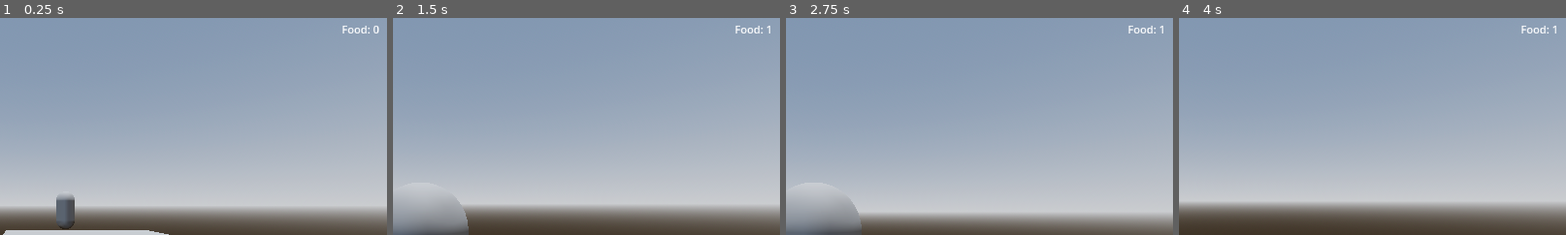
Above: before the commit, frames 1-4 (left to right).
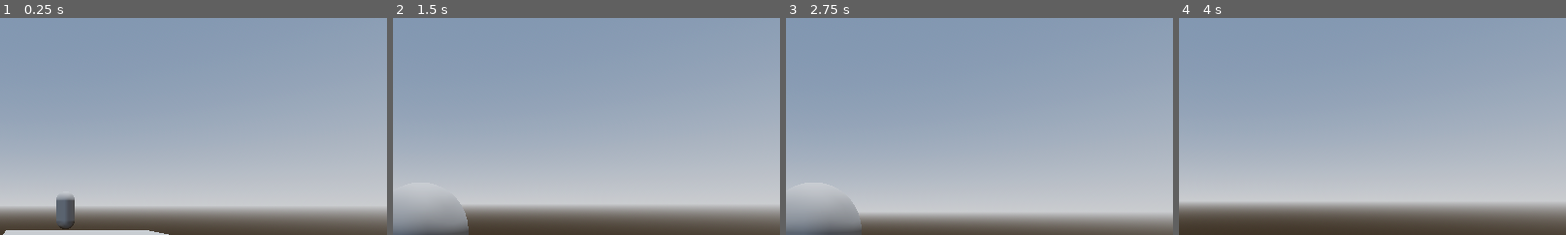
Above: after the commit, the same moments.

Repository: natmar68-cmyk/Rat_Trap
Game: Godot game, scene res://Scenes/nico_testing.tscn
Same seed, same stepped clock (60 frames per second), same inputs: the game is played once before the commit and once after it. This scene is started directly instead of the project's main scene.
Inputs (mouse positions are % of the whole screen's width and height, from its top left):
- Up to frame 1 (0.25 s): no input
- Up to frame 2 (1.5 s): tap Enter at 0.5 s; move the mouse to (55, 50) at 0.52 s; hold Ctrl (sprint) 0.53-1.28 s; hold W (move_forward) from 0.53 s (still down); tap Space (jump) at 0.77 s; move the mouse to (45, 50) at 1.27 s; tap F (toggle_camera) at 1.35 s
- Up to frame 3 (2.75 s): keep holding W (move_forward); tap Space (jump) at 1.52 s; move the mouse to (52, 48) at 2.02 s; hold Ctrl (sprint) from 2.03 s (still down)
- Up to frame 4 (4 s): keep holding W (move_forward); move the mouse to (49, 52) at 2.77 s; release Ctrl (sprint) at 2.78 s; tap F (toggle_camera) at 2.85 s; tap Space (jump) at 3.02, 3.77 s; move the mouse to (57, 51) at 3.52 s; hold Ctrl (sprint) from 3.53 s (still down)
The pictures show only the part of the screen within x 46-96%, y 7-57%; the shares and areas given below are measured in that part.

The runs differ from the first frame. In frame 1, 0.2% of the frame differs, in the area x 88-98%, y 3-8%; in frame 2, 0.1%; in frame 3, 0.1%; in frame 4, 0.1%.
Error after the commit: Invalid access to property or key 'food_count_changed' on a base object of type 'Node (game_manager.gd)'. (res://FoodLabel.gd:6)

Commit message:
Start on new food system

Diff:
--- a/Scripts/food_item.gd
+++ b/Scripts/food_item.gd
@@ -4,10 +4,11 @@
 var collected: bool = false
 
 func _ready():
+	GameManager.register_food()
 	$Area3D.body_entered.connect(_on_pickup_zone_entered)
 
 func _on_pickup_zone_entered(body):
 	if body.is_in_group("Player") and not collected:
 		collected = true
 		GameManager.collect_food(food_name)
-		queue_free()
+		queue_free.call_deferred()
--- a/Scripts/game_manager.gd
+++ b/Scripts/game_manager.gd
@@ -1,9 +1,20 @@
 extends Node
 
-var food_count: int = 0
+var food_carried: int = 0
+var food_delivered: int = 0
+var total_food: int = 0
 
-signal food_count_changed(new_count)
+signal carried_changed(new_count)
+signal delivered_changed(new_count)
 
-func collect_food(food_name: String):
-	food_count += 1
-	food_count_changed.emit(food_count)
+func register_food():
+	total_food += 1
+
+func collect_food(_food_name: String):
+	food_carried += 1
+	carried_changed.emit(food_carried)
+
+func deliver_food():
+	food_delivered += food_carried
+	food_carried = 0
+	delivered_changed.emit(food_delivered)
